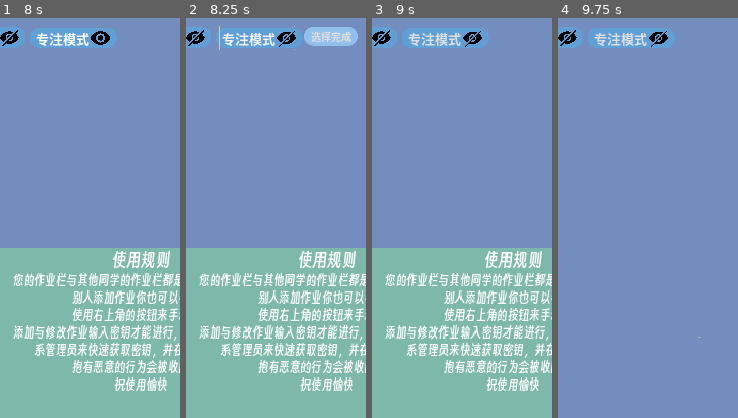
Above: before the commit, frames 1-4 (left to right).
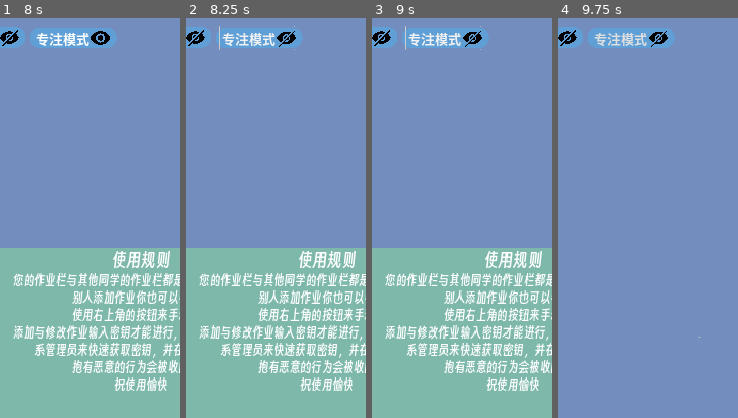
Above: after the commit, the same moments.

Repository: xingguix/HomeworkTracker
Game: Godot game, scene res://UI/mainUI.tscn
Two runs of this game, one before a commit and one after it. Both use one fixed random seed, a clock stepped at 60 frames per second and the inputs below.
Inputs (mouse positions are % of the whole screen's width and height, from its top left):
- Up to frame 1 (8 s): click "编辑" at 0.5 s; click (68, 3) at 1.25 s; click (81, 3) at 2 s; click "专注模式" at 2.75 s; click "选择完成" at 3.5 s; click "复制成功!" at 4.25 s; click "确认" at 5 s; click "编辑" at 5.75 s; click (68, 3) at 6.5 s; click (81, 3) at 7.25 s
- Up to frame 2 (8.25 s): click "专注模式" at 8 s
- Up to frame 3 (9 s): click (50, 3) at 8.75 s, where only the run before the commit has a clickable "选择完成"
- Up to frame 4 (9.75 s): click "确认" at 9.5 s
The pictures show only the part of the screen within x 10-60%, y 0-50%; the shares and areas given below are measured in that part.

Frame 1 is identical in both runs. In frame 2, 1.3% of the frame differs, in the area x 65-96%, y 2-7%; in frame 3, less than 0.1%; in frame 4, nothing differs.

Commit message:
专注模式增加选中按钮

Diff:
--- a/UI/整体.gd
+++ b/UI/整体.gd
@@ -15,6 +15,8 @@
 var poped: bool = false
 var subject_column = preload("res://UI/subject_field.tscn")
 var place_holder: Control
+
+var focus_list: Array
 var focusing: bool = false
 
 func update(wait: bool = true):
@@ -268,6 +270,7 @@
 	for i in get_tasks():
 		i.show()
 
+## 现在没啥用了
 func least_difference() -> int:
 	var tasks : Array = get_tasks()
 	var difference: int = tasks[0].day_difference()
@@ -277,14 +280,16 @@
 	return difference
 
 func focus_toggle(enable: bool) -> void:
-	#focusing = enable
-	#if not enable:
-		#show_tasks()
-	select_task()
-
+	if enable:
+		focus_list = await select_task()
+	else:
+		show_tasks()
+	focusing = enable
+
+## 逻辑：把所有没完成且在选择清单内的全都显示，其余一律不显示
 func focus() -> void:
-	var least_difference_number := least_difference()
-	for i in get_tasks():
-		var difference = i.day_difference()
-		if difference > least_difference_number or i.state:
+	for i in get_tasks():
+		if not i in focus_list:
 			i.hide()
+		elif i.state == true:
+			i.hide()
